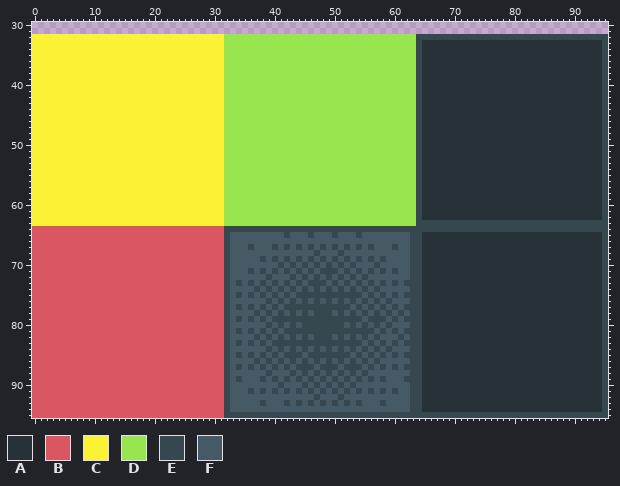
Two states of a sprite sheet, Assets/AnimationImporter-master/tiles/Sprites/tile.png. This is how it looked before the edit.
The file is 96x96 pixels. Shown: x 0..95, y 30..95.
Palette (. is transparent): A #263238  B #d95763  C #fbf236  D #99e550  E #37474f  F #455a64
After:
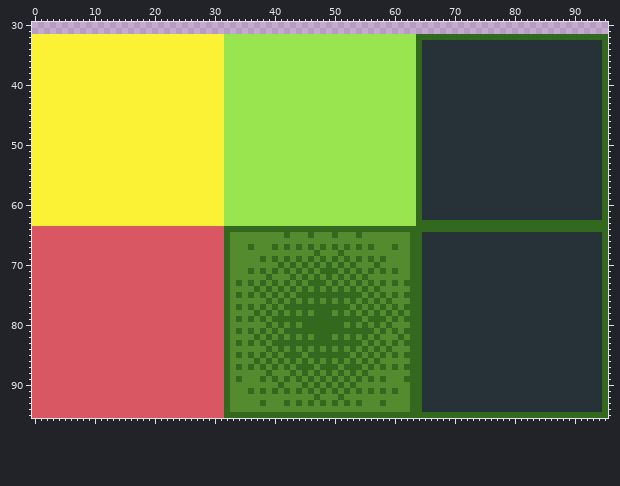
Change:
@@ palette @@
-E #37474f
+E #33691e
-F #455a64
+F #558b2f
